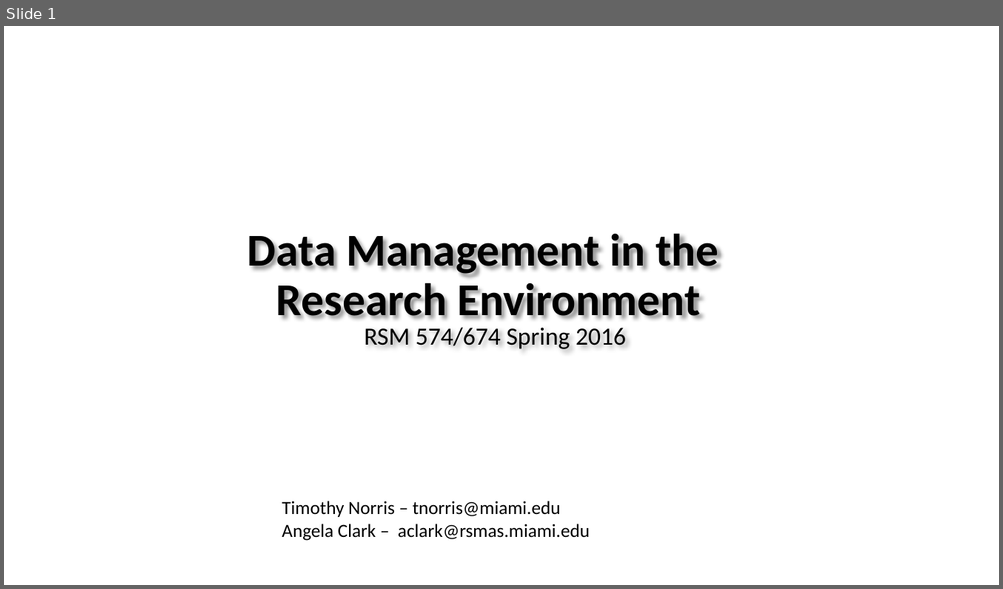
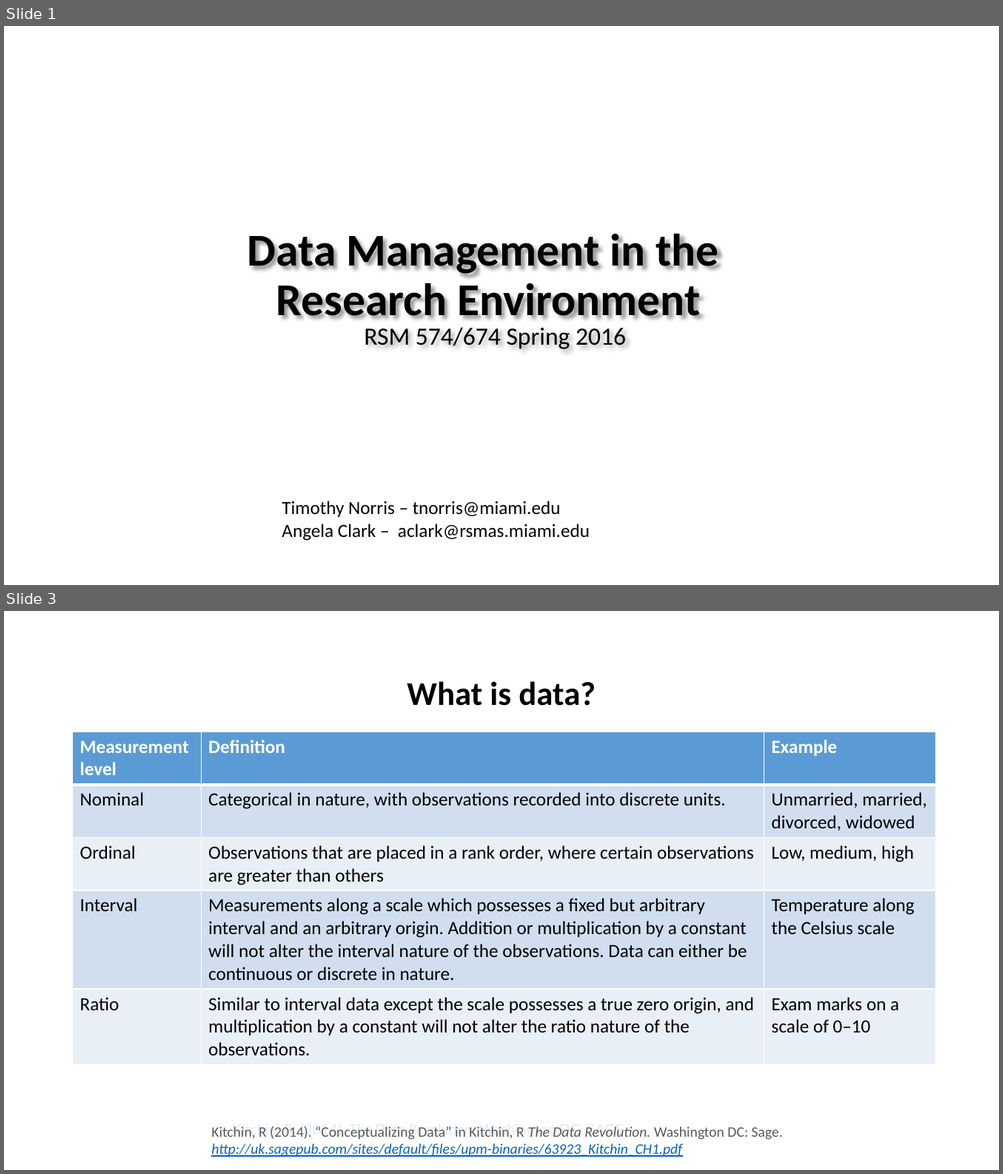
Before and after one commit to tibbben/teaching.data.literacy, a slide deck: UM_DataManagementClass/Lessons/03/03_firstMeeting.pptx. Shown one above the other, each under a label of ours: slide 1 before the commit, slides 1 and 3 after it; the slides between them are not shown. The pictures are 1003x589 and 1003x1174 pixels, drawn with LibreOffice and Linux fonts; fonts in the diff are those of the drawing; background and template pictures are left out. Boxes give left, top, right and bottom in pixels: in the first picture for what was removed or moved away, otherwise in the second. Text is boxed around its words. In the diff, an @@ line names an element or a change of style, - is before the commit and + after.

```diff
--- a/UM_DataManagementClass/Lessons/03/03_firstMeeting.pptx
+++ b/UM_DataManagementClass/Lessons/03/03_firstMeeting.pptx
@@ slide 3 added at <box>4,611,999,1170</box>, background #FFFFFF @@
@@ title added at <box>407,681,595,706</box>, 32 pt, text #000000, bold @@
+What is data?
@@ table added at <box>73,732,935,1060</box>, 5 rows, 3 columns @@
+Measurement level | Definition | Example
+Nominal | Categorical in nature, with observations recorded into discrete units. | Unmarried, married, divorced, widowed
+Ordinal | Observations that are placed in a rank order, where certain observations are greater than others | Low, medium, high
+Interval | Measurements along a scale which possesses a fixed but arbitrary interval and an arbitrary origin. Addition or multiplication by a constant will not alter the interval nature of the observations. Data can either be continuous or discrete in nature. | Temperature along the Celsius scale
+Ratio | Similar to interval data except the scale possesses a true zero origin, and multiplication by a constant will not alter the ratio nature of the observations. | Exam marks on a scale of 0–10
@@ text added at <box>211,1127,782,1157</box>, 14 pt, text #595959, italic @@
+Kitchin, R (2014). “Conceptualizing Data” in Kitchin, R The Data Revolution. Washington DC: Sage. http://uk.sagepub.com/sites/default/files/upm-binaries/63923_Kitchin_CH1.pdf
@@ text added at <box>232,1127,627,1139</box>, 14 pt, text #DEEBF7 @@
+Kitchin, R. (2014). The Data Revolution. Washington DC: SAGE.
```
Also in this commit, not shown: 19 other slides added, 1 other file.
